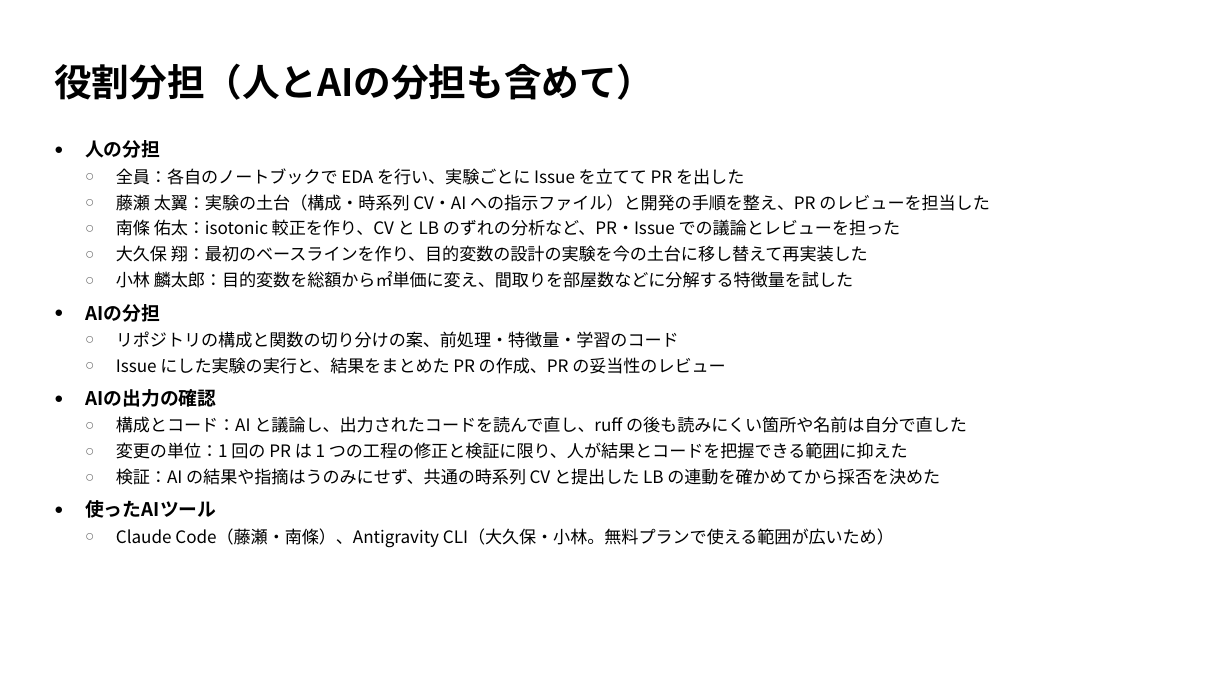
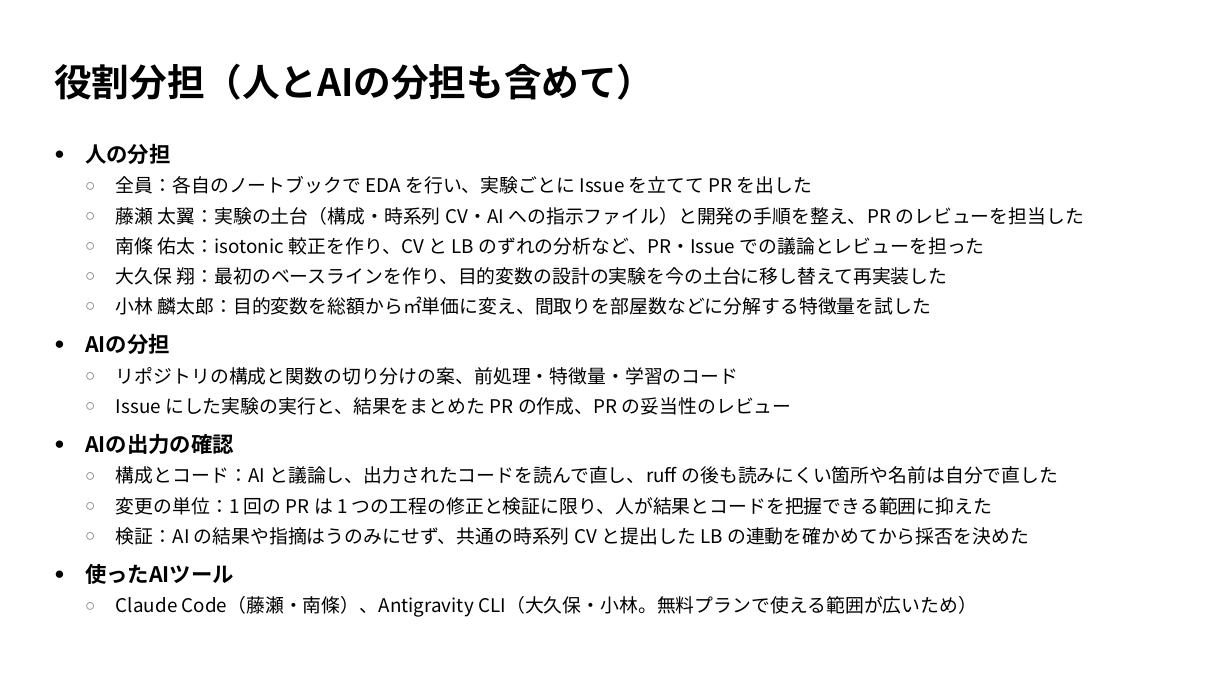
Before and after one commit to TaisukeFujise/condominium-price-pred, a slide deck: slide 2 of slides/midterm/midterm.pptx. Drawn at 1232x693 pixels with LibreOffice and Linux fonts; fonts in the diff are those of the drawing. Boxes give left, top, right and bottom in pixels: in the first picture for what was removed or moved away, otherwise in the second. Text is boxed around its words. In the diff, an @@ line names an element or a change of style, - is before the commit and + after.

```diff
--- a/slides/midterm/midterm.pptx
+++ b/slides/midterm/midterm.pptx
@@ text "人の分担" at <box>85,143,1085,617</box>: size 11 to 12.5 pt in "人の分担", "AIの分担", "AIの出力の確認", "使ったAIツール"; size 10 to 11 pt; line spacing 1.22 to 1.3 @@
```
Also in this commit, not shown: 2 other files.
